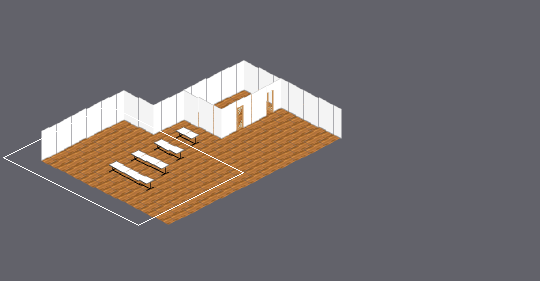
Two versions of a level (Tiled map (JSON), public/tiled/map.json). Above, an overview of the earlier version with the close-up marked.
Close-up. Earlier state:
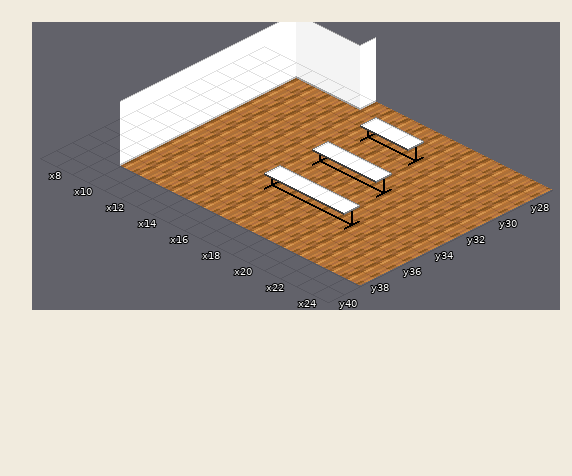
Cells are 32x16 px. Isometric: x runs down to the right, y down to the left. Shown: x 7..24, y 27..40. The commit also changed other parts of the map, which this record leaves out.
Now the later version:
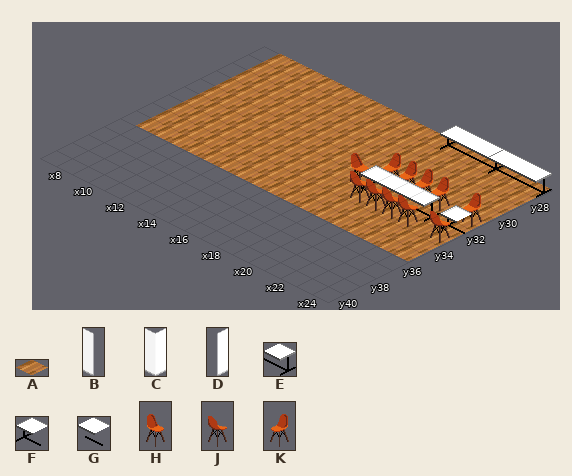
Key: from "impira": A 0 "floor1", B 1 "wall_n", C 2 "wall_n_w", D 3 "wall_w", E 8 "table_end_e", F 9 "table_end_w", G 10 "table_mid_ew", H 12 "chair_e", J 13 "chair_n", K 14 "chair_s".
_ is an empty cell.
The edit:
Layer "floor":
The author put tile A in row 27 at x 8 to 13; in rows 28 to 35 at x 8 to 9.
The author cleared tile A in rows 36 to 38 at x 10 to 24.
Layer "walls":
The author cleared tile B in row 27 at x 10 to 12.
The author cleared tile C in row 27 at x 13.
The author cleared tile D in rows 28 to 38 at x 9.
Layer "furniture":
The author put tile E in row 27 at x 21 and 24; in row 32 at x 22.
Tile E becomes tile F in row 32 at x 19.
The author put tile F in row 27 at x 19 and 22; in row 32 at x 24.
The author put tile G in row 27 at x 20 and 23; in row 32 at x 20 to 21.
Tile G becomes tile H in row 32 at x 18.
The author put tile J in row 33 at x 19 to 22 and 24.
The author put tile K in row 31 at x 19 to 22 and 24.
The author cleared tile E in row 29 at x 18; in row 35 at x 20.
The author cleared tile F in row 29 at x 16; in row 32 at x 16; in row 35 at x 16.
The author cleared tile G in row 29 at x 17; in row 32 at x 17; in row 35 at x 17 to 19.
Changed places in both close-ups, as pixel boxes (x1, y1, x2, y2):
changed: (120, 22, 552, 285)
